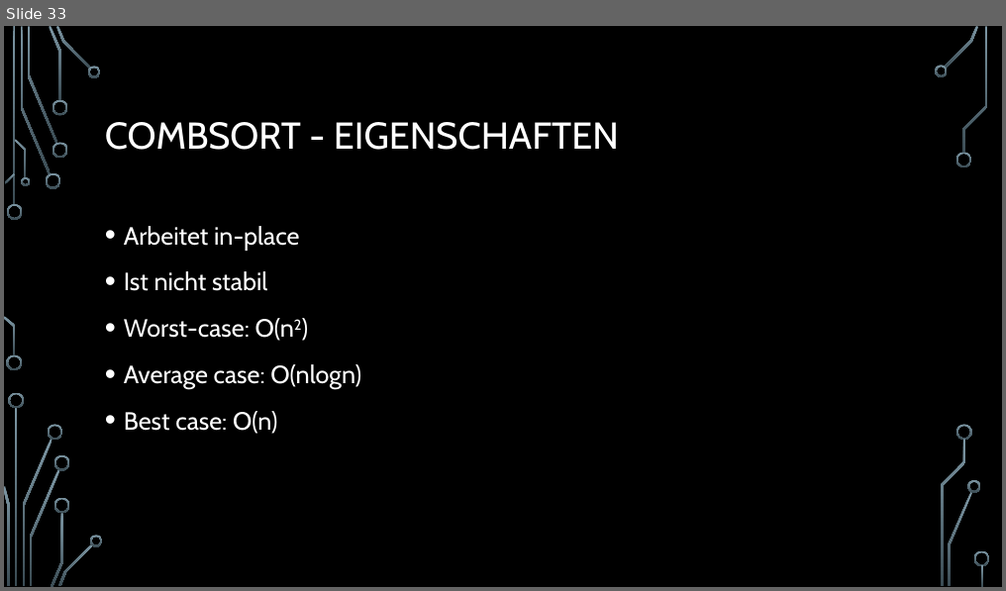
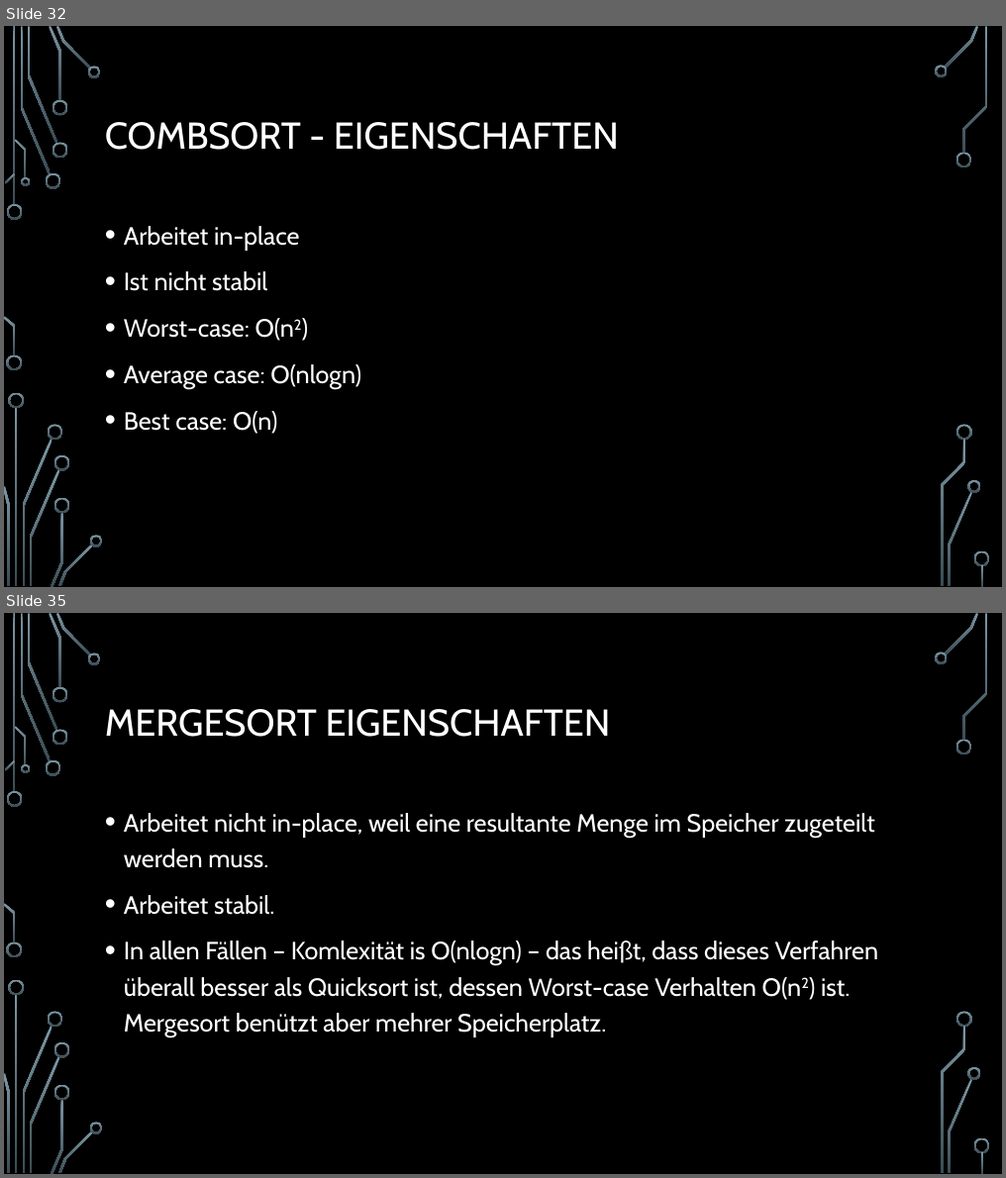
Before and after one commit to d-petrov/SortingAlgorithms, a slide deck: docs/sorting algorithms - presentation/Sortierverfahren.pptx. Shown one above the other, each under a label of ours: slide 33 before the commit, slides 32 and 35 after it; the slides between them are not shown. The pictures are 1006x591 and 1006x1178 pixels, drawn with LibreOffice and Linux fonts; fonts in the diff are those of the drawing; background and template pictures are left out. Boxes give left, top, right and bottom in pixels: in the first picture for what was removed or moved away, otherwise in the second. Text is boxed around its words. In the diff, an @@ line names an element or a change of style, - is before the commit and + after.

Commit message:
Added Mergesort to documentation

```diff
--- a/docs/sorting algorithms - presentation/Sortierverfahren.pptx
+++ b/docs/sorting algorithms - presentation/Sortierverfahren.pptx
@@ slide 35 added at [4, 613, 1002, 1174], background picture (left out); not listed: 36 template elements that a slide beside it also shows @@
@@ title added at [105, 709, 611, 737], 36 pt, text #FFFFFF @@
+MERGESORT EIGENSCHAFTEN
@@ text added at [124, 813, 878, 1038], 24 pt, text #FFFFFF @@
+• Arbeitet nicht in-place, weil eine resultante Menge im Speicher zugeteilt werden muss.
+• Arbeitet stabil.
+• In allen Fällen – Komlexität is O(nlogn) – das heißt, dass dieses Verfahren überall besser als Quicksort ist, dessen Worst-case Verhalten O(n2) ist. Mergesort benützt aber mehrer Speicherplatz.
@@ what was slide 33 is now slide 32 @@
```
Also in this commit, not shown: 1 slide changed, 2 other slides added, 1 slide removed, 4 other files.
